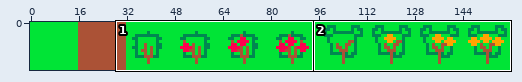
A sprite sheet gets an edit: assets/tiles.png. The picture above shows the old version from afar; the outline marks the close-up.
Close-up. Before:
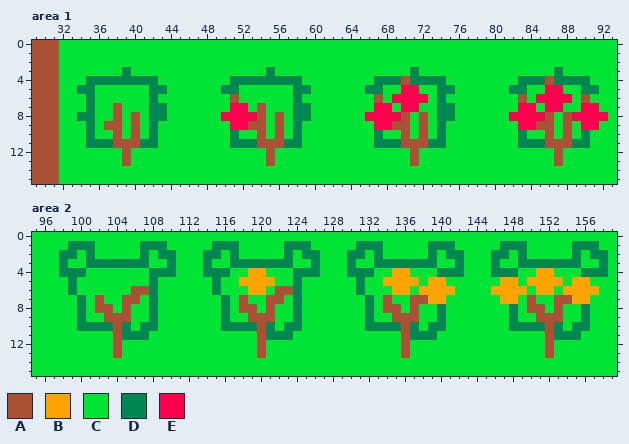
The file is 160x16 pixels. Shown: area 1: x 29..93, y 0..15; area 2: x 95..159, y 0..15.
Palette (. is transparent): A #ab5236  B #ffa300  C #00e436  D #008751  E #ff004d
Pixels before, area 1, first column x 29:
 0 AAACCCCCCCCCCCCCCCCCCCCCCCCCCCCCCCCCCCCCCCCCCCCCCCCCCCCCCCCCCCCCC
 1 AAACCCCCCCCCCCCCCCCCCCCCCCCCCCCCCCCCCCCCCCCCCCCCCCCCCCCCCCCCCCCCC
 2 AAACCCCCCCCCCCCCCCCCCCCCCCCCCCCCCCCCCCCCCCCCCCCCCCCCCCCCCCCCCCCCC
 3 AAACCCCCCCDCCCCCCCCCCCCCCCDCCCCCCCCCCCCCCCDCCCCCCCCCCCCCCCDCCCCCC
 4 AAACCCDDDDDDDDCCCCCCCCDDDDDDDDCCCCCCCCDDDADDDDCCCCCCCCDDDADDDDCCC
 5 AAACCDDCCCCCCDDCCCCCCDDCCCCCCDDCCCCCCDDCCEECCDDCCCCCCDDCCEECCDDCC
 6 AAACCCDCCCCCCDCCCCCCCCACCCCCCDCCCCCCCCACEEEECDCCCCCCCCACEEEECACCC
 7 AAACCCDCCACCCDDCCCCCCCEECACCCDDCCCCCCCEECEECCDDCCCCCCCEECEECCEECC
 8 AAACCDDCCACACDDCCCCCCEEEEACACDDCCCCCCEEEEACACDDCCCCCCEEEEACAEEEEC
 9 AAACCCDCAACACDCCCCCCCCEEAACACDCCCCCCCCEEAACACDCCCCCCCCEEAACACEECC
10 AAACCCDCCACACDCCCCCCCCDCCACACDCCCCCCCCDCCACACDCCCCCCCCDCCACACDCCC
11 AAACCCDDDAAADDCCCCCCCCDDDAAADDCCCCCCCCDDDAAADDCCCCCCCCDDDAAADDCCC
12 AAACCCCCCCACCCCCCCCCCCCCCCACCCCCCCCCCCCCCCACCCCCCCCCCCCCCCACCCCCC
13 AAACCCCCCCACCCCCCCCCCCCCCCACCCCCCCCCCCCCCCACCCCCCCCCCCCCCCACCCCCC
14 AAACCCCCCCCCCCCCCCCCCCCCCCCCCCCCCCCCCCCCCCCCCCCCCCCCCCCCCCCCCCCCC
15 AAACCCCCCCCCCCCCCCCCCCCCCCCCCCCCCCCCCCCCCCCCCCCCCCCCCCCCCCCCCCCCC
Pixels before, area 2, first column x 95:
 0 CCCCCCCCCCCCCCCCCCCCCCCCCCCCCCCCCCCCCCCCCCCCCCCCCCCCCCCCCCCCCCCCC
 1 CCCCDDDCCCCCDDDCCCCCDDDCCCCCDDDCCCCCDDDCCCCCDDDCCCCCDDDCCCCCDDDCC
 2 CCCDDCDCCCCCDCDDCCCDDCDCCCCCDCDDCCCDDCDCCCCCDCDDCCCDDCDCCCCCDCDDC
 3 CCCDCCDDDDDDDCCDCCCDCCDDDDDDDCCDCCCDCCDDDDDDDCCDCCCDCCDDDDDDDCCDC
 4 CCCDDDCCCCCCCDDDCCCDDDCCBBCCCDDDCCCDDDCCBBCCCDDDCCCDDDCCBBCCCDDDC
 5 CCCCDCCCCCCCCDCCCCCCDCCBBBBCCDCCCCCCDCCBBBBCBBCCCCCCBBCBBBBCBBCCC
 6 CCCCDCCCCCCAADCCCCCCDCCCBBCAADCCCCCCDCCCBBCBBBBCCCCBBBBCBBCBBBBCC
 7 CCCCCDCACCAACDCCCCCCCDCACCAACDCCCCCCCDCACCAABBCCCCCCBBCACCAABBCCC
 8 CCCCCDCAACACCDCCCCCCCDCAACACCDCCCCCCCDCAACACCDCCCCCCCDCAACACCDCCC
 9 CCCCCDCCAAACCDCCCCCCCDCCAAACCDCCCCCCCDCCAAACCDCCCCCCCDCCAAACCDCCC
10 CCCCCDDDDADCDDCCCCCCCDDDDADCDDCCCCCCCDDDDADCDDCCCCCCCDDDDADCDDCCC
11 CCCCCCCCCADDDCCCCCCCCCCCCADDDCCCCCCCCCCCCADDDCCCCCCCCCCCCADDDCCCC
12 CCCCCCCCCACCCCCCCCCCCCCCCACCCCCCCCCCCCCCCACCCCCCCCCCCCCCCACCCCCCC
13 CCCCCCCCCACCCCCCCCCCCCCCCACCCCCCCCCCCCCCCACCCCCCCCCCCCCCCACCCCCCC
14 CCCCCCCCCCCCCCCCCCCCCCCCCCCCCCCCCCCCCCCCCCCCCCCCCCCCCCCCCCCCCCCCC
15 CCCCCCCCCCCCCCCCCCCCCCCCCCCCCCCCCCCCCCCCCCCCCCCCCCCCCCCCCCCCCCCCC
Now the later version:
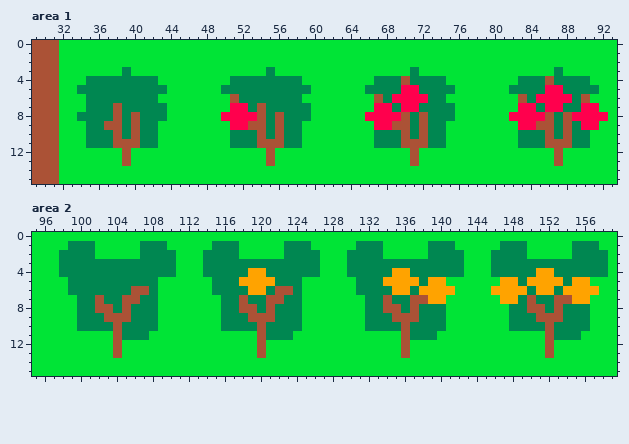
Commit: Added more dark color to trees
Changes in this commit:
Area 1:
y 5: x 36..41 CCCCCC -> DDDDDD; x 52..57 CCCCCC -> DDDDDD; x 68..69 CC -> DD; x 72..73 CC -> DD; x 84..85 CC -> DD; x 88..89 CC -> DD
y 6: x 36..41 CCCCCC -> DDDDDD; x 52..57 CCCCCC -> DDDDDD; x 68 C -> D; x 73 C -> D; x 84 C -> D; x 89 C -> D
y 7: x 36..37 CC -> DD; x 39..41 CCC -> DDD; x 53 C -> D; x 55..57 CCC -> DDD; x 69 C -> D; x 72..73 CC -> DD; x 85 C -> D; x 88..89 CC -> DD
y 8: x 36..37 CC -> DD; x 39 C -> D; x 41 C -> D; x 55 C -> D; x 57 C -> D; x 71 C -> D; x 73 C -> D; x 87 C -> D
y 9: x 36 C -> D; x 39 C -> D; x 41 C -> D; x 55 C -> D; x 57 C -> D; x 71 C -> D; x 73 C -> D; x 87 C -> D; x 89 C -> D
y 10: x 36..37 CC -> DD; x 39 C -> D; x 41 C -> D; x 52..53 CC -> DD; x 55 C -> D; x 57 C -> D; x 68..69 CC -> DD; x 71 C -> D; x 73 C -> D; x 84..85 CC -> DD; x 87 C -> D; x 89 C -> D
Area 2:
y 2: x 100 C -> D; x 108 C -> D; x 116 C -> D; x 124 C -> D; x 132 C -> D; x 140 C -> D; x 148 C -> D; x 156 C -> D
y 3: x 99..100 CC -> DD; x 108..109 CC -> DD; x 115..116 CC -> DD; x 124..125 CC -> DD; x 131..132 CC -> DD; x 140..141 CC -> DD; x 147..148 CC -> DD; x 156..157 CC -> DD
y 4: x 101..107 CCCCCCC -> DDDDDDD; x 117..118 CC -> DD; x 121..123 CCC -> DDD; x 133..134 CC -> DD; x 137..139 CCC -> DDD; x 149..150 CC -> DD; x 153..155 CCC -> DDD
y 5: x 100..107 CCCCCCCC -> DDDDDDDD; x 116..117 CC -> DD; x 122..123 CC -> DD; x 132..133 CC -> DD; x 138 C -> D; x 149 C -> D; x 154 C -> D
y 6: x 100..105 CCCCCC -> DDDDDD; x 116..118 CCC -> DDD; x 121 C -> D; x 132..134 CCC -> DDD; x 137 C -> D; x 150 C -> D; x 153 C -> D
y 7: x 101 C -> D; x 103..104 CC -> DD; x 107 C -> D; x 117 C -> D; x 119..120 CC -> DD; x 123 C -> D; x 133 C -> D; x 135..136 CC -> DD; x 149 C -> D; x 151..152 CC -> DD
y 8: x 101 C -> D; x 104 C -> D; x 106..107 CC -> DD; x 117 C -> D; x 120 C -> D; x 122..123 CC -> DD; x 133 C -> D; x 136 C -> D; x 138..139 CC -> DD; x 149 C -> D; x 152 C -> D; x 154..155 CC -> DD
y 9: x 101..102 CC -> DD; x 106..107 CC -> DD; x 117..118 CC -> DD; x 122..123 CC -> DD; x 133..134 CC -> DD; x 138..139 CC -> DD; x 149..150 CC -> DD; x 154..155 CC -> DD
y 10: x 106 C -> D; x 122 C -> D; x 138 C -> D; x 154 C -> D
Boxes around the changes in both close-ups, in picture pixels (x1, y1, x2, y2):
changed: (95, 85, 149, 139)
changed: (239, 85, 293, 139)
changed: (383, 85, 437, 139)
changed: (527, 85, 581, 139)
changed: (68, 250, 167, 331)
changed: (212, 250, 311, 331)
changed: (356, 250, 455, 331)
changed: (500, 250, 599, 331)
